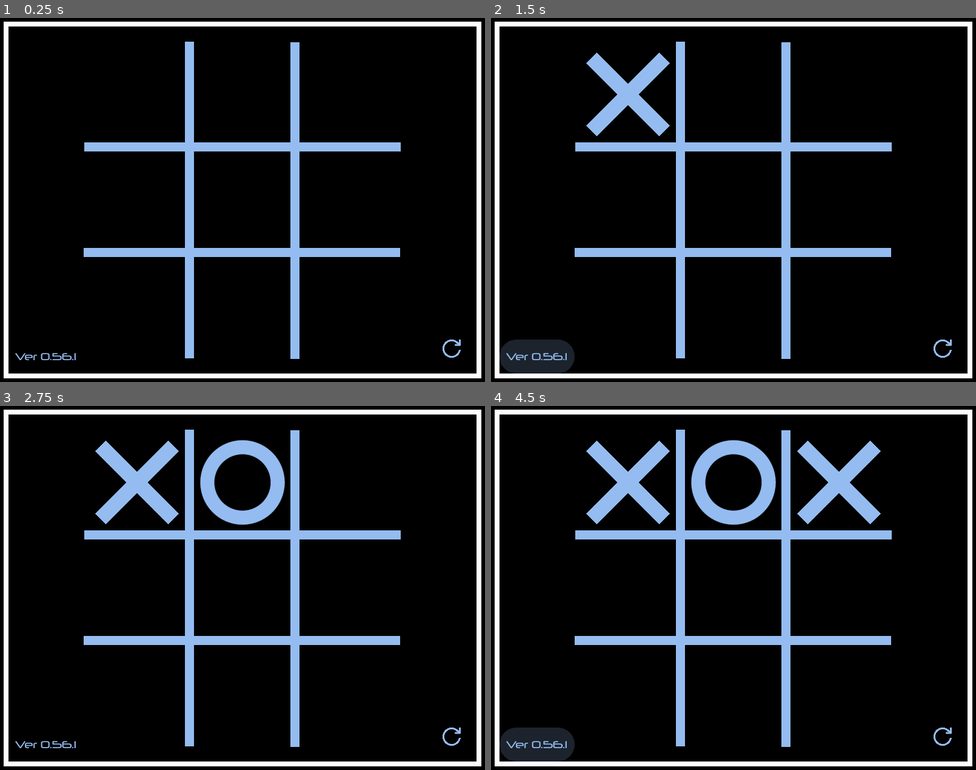
Above: before the commit, frames 1-4 (two rows, left to right).
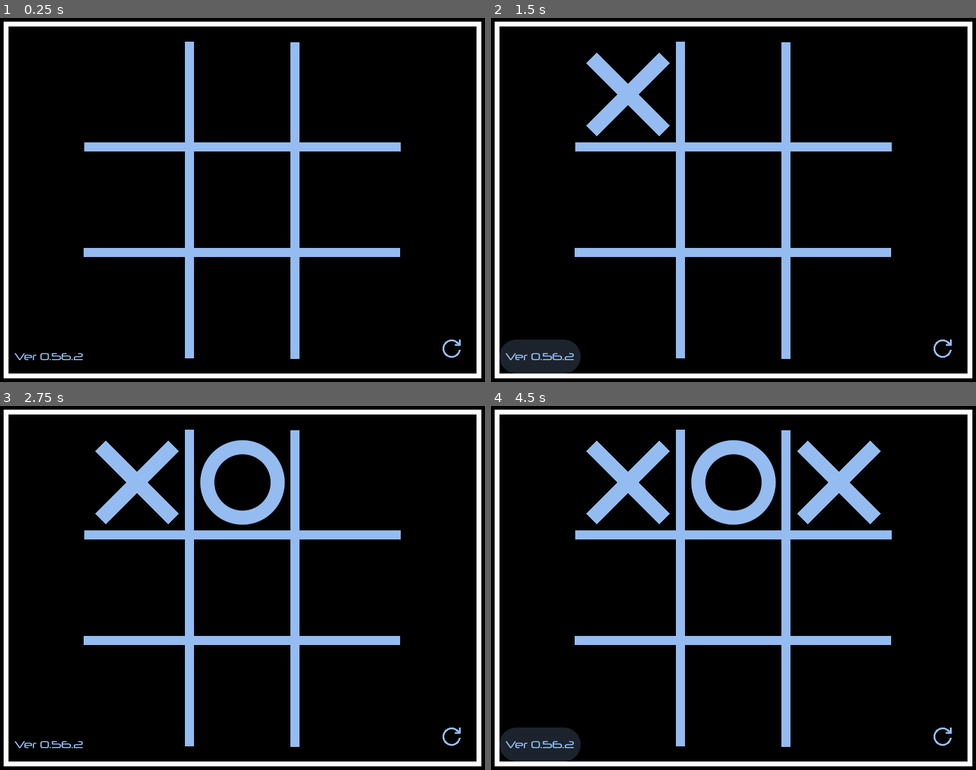
Above: after the commit, the same moments.

Repository: joshuafolkken/tic-tac-toe
Game: Godot game, scene res://scenes/main.tscn
The game is run twice, just before and just after one commit, with the same random seed, the same clock (stepped at 60 frames per second) and the same inputs.
Inputs (mouse positions are in pixels of both pictures, inside the frame that each line leads up to):
- Up to frame 1 (0.25 s): no input
- Up to frame 2 (1.5 s): click (626, 94) at 0.52 s; click "Ver 0.56.1" (after the commit: "Ver 0.56.2") at 1.25 s
- Up to frame 3 (2.75 s): click (242, 482) at 2.02 s
- Up to frame 4 (4.5 s): click "Ver 0.56.1" (after the commit: "Ver 0.56.2") at 2.75 s; click (840, 482) at 3.52 s; click "Ver 0.56.1" (after the commit: "Ver 0.56.2") at 4.25 s

The runs differ from the first frame. In frame 1, 0.1% of the frame differs, in the area x 3-18%, y 92-94%; in frame 2, 0.2%, in the area x 3-19%, y 88-98%; in frame 3, 0.1%; in frame 4, 0.2%.

Commit message:
twitter card #181

Diff:
--- a/project.godot
+++ b/project.godot
@@ -11,7 +11,7 @@
 [application]
 
 config/name="Tic Tac Toe"
-config/version="0.56.1"
+config/version="0.56.2"
 run/main_scene="res://scenes/main.tscn"
 config/features=PackedStringArray("4.3", "GL Compatibility")
 config/icon="res://icon.svg"
Not shown, changed: export_templates/custom_html_shell.html
